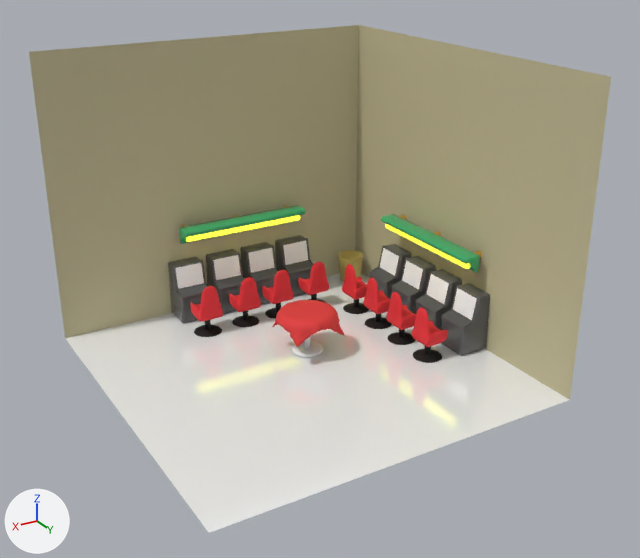
Two versions of the glTF model public/models/casino.glb, one commit apart.
Both versions are drawn from a 50 mm lens placed at (2.1, 3.7, 2.34), pointed at (-0.04, 0.13, 0.56). The axes (+X, +Y, +Z) are drawn at lower left. The lights are the same throughout. The picture after the commit comes second. Where no turn or scale is listed for an object, it has been applied to the vertices.

The first picture shows 'Cylinder.001', 'Cylinder.002', 'Cylinder.003', 'Plane', 'floor', 'slotmachine1', 'slotmachine1.001', 'slotmachine1.002', 'slotmachine1.003', 'slotmachine1.004', 'slotmachine2', 'slotmachine3', 'slotmachine4', 'wall' and 9 more.
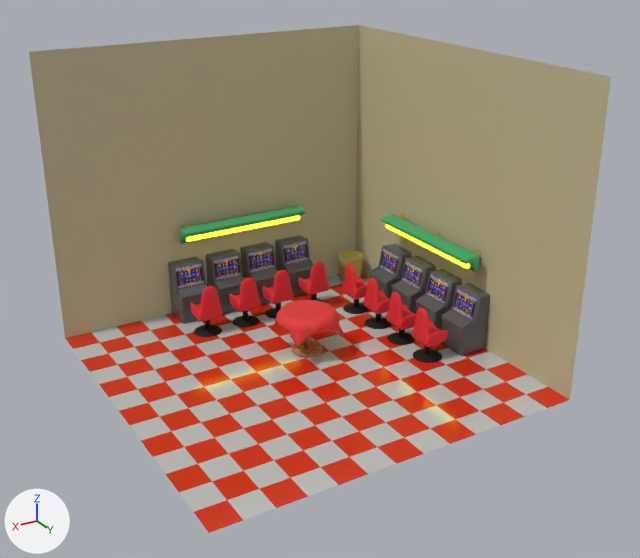
Pixel boxes [x1, y1, x2, y2] of what changed, in the pictures (640 x 558 px):
'floor', surface changed (darker): [65, 274, 569, 533] in both
'slotmachine1.004', surface changed (darker): [441, 285, 488, 356] in both
'slotmachine1', surface changed (darker): [169, 260, 207, 323] in both
'slotmachine2', surface changed (darker): [210, 252, 244, 314] in both
'slotmachine4', surface changed (darker): [275, 237, 311, 297] in both
'slotmachine1.003', surface changed (darker): [423, 271, 456, 327] in both
'slotmachine3', surface changed (darker): [241, 245, 278, 305] in both
'slotmachine1.002', surface changed (darker): [399, 258, 430, 312] in both
'slotmachine1.001', surface changed (darker): [369, 245, 405, 294] in both
'Cylinder.003', surface changed (white to brown): [292, 336, 323, 357] in both

The edits, one by one:
Picture 'table' (img_table) is new.
Picture 'slotmachine1' (img_slotmachine1) is new.
Picture 'floor' (img_floor) is new.
In material 'Material.001' (mat_material_001), base_color is no longer (1.0, 1.0, 1.0), white #ffffff.
In material 'Material.001' (mat_material_001), texture is now set to img_floor.
In material 'Material.005' (mat_material_005), base_color is no longer (1.0, 1.0, 1.0), white #ffffff.
In material 'Material.005' (mat_material_005), texture is now set to img_slotmachine1.
In material 'Material.012' (mat_material_012), base_color is no longer (1.0, 1.0, 1.0), white #ffffff.
In material 'Material.012' (mat_material_012), texture is now set to img_table.
